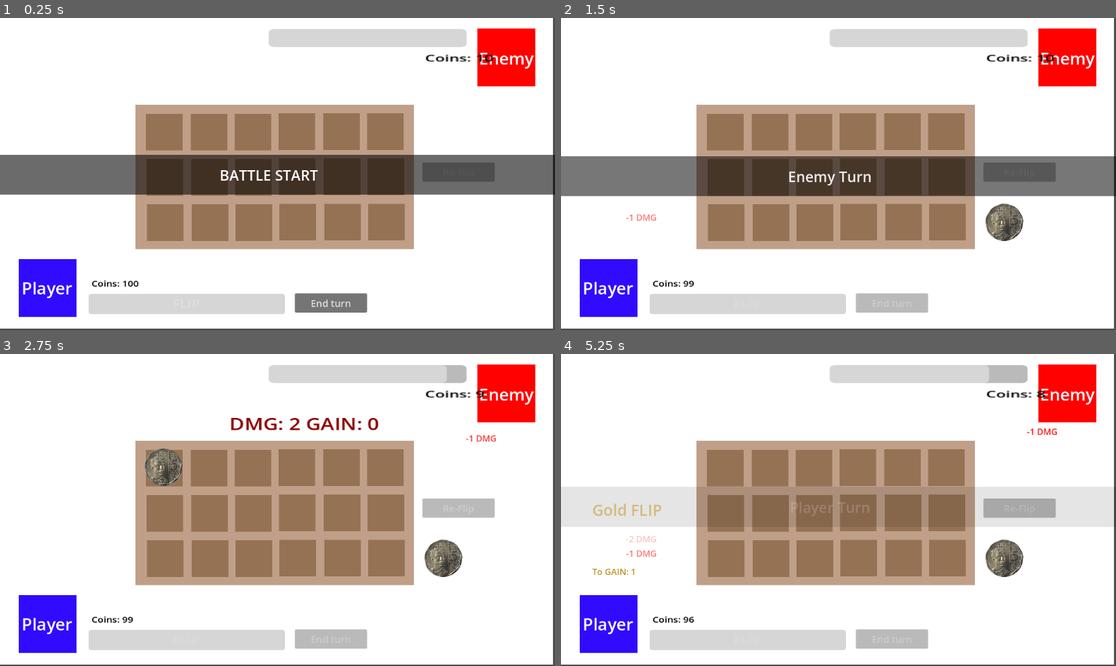
Above: before the commit, frames 1-4 (two rows, left to right).
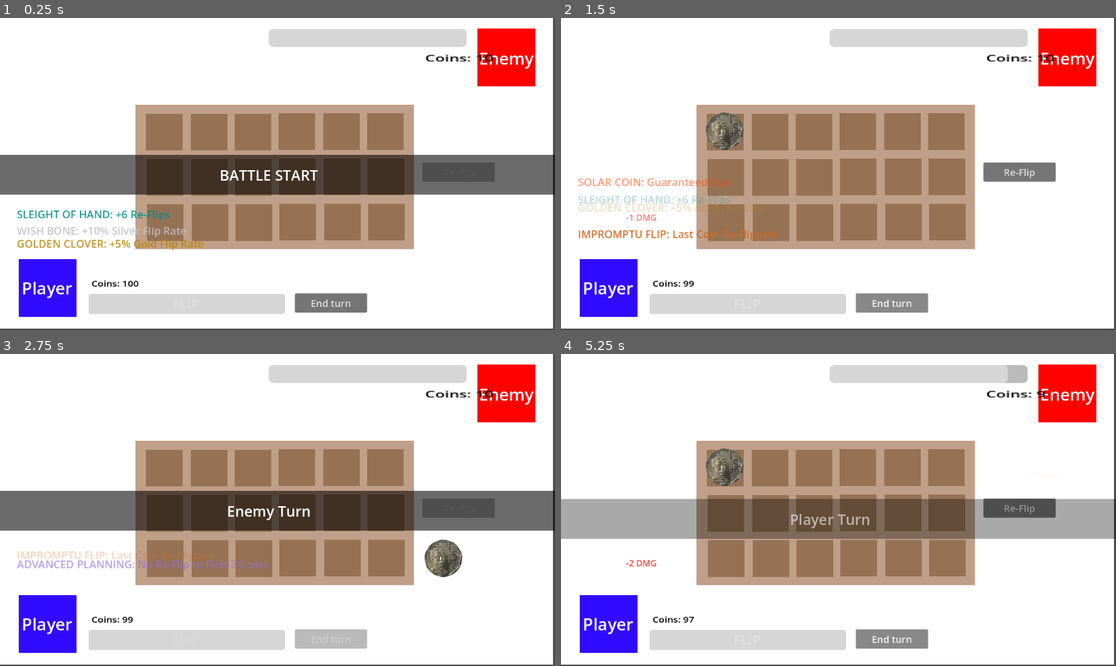
Above: after the commit, the same moments.

Repository: WebsterMiguelle/Arcoinium
Game: Godot game, scene res://Scene/main.tscn
Same seed, same stepped clock (60 frames per second), same inputs: the game is played once before the commit and once after it.
Inputs (mouse positions are in pixels of both pictures, inside the frame that each line leads up to):
- Up to frame 1 (0.25 s): no input
- Up to frame 2 (1.5 s): click "FLIP" at 0.5 s; click "End turn" at 1.25 s
- Up to frame 3 (2.75 s): click (460, 506) at 2 s, where only the run after the commit has a clickable "Re-Flip"
- Up to frame 4 (5.25 s): click (749, 641) at 4.25 s, where only the run before the commit has a clickable "FLIP"; click (894, 637) at 5 s, where only the run before the commit has a clickable "End turn"

The runs differ from the first frame. In frame 1, 1.1% of the frame differs, in the area x 3-37%, y 61-75%; in frame 2, 16%; in frame 3, 15%; in frame 4, 17%, in the area x 0-100%, y 3-95%.
Error before the commit: Invalid call. Nonexistent function 'copy_coin' in base 'Node2D (coin.gd)'. (res://Script/main.gd:171)

Commit message:
Add files via upload

Diff:
--- /dev/null
+++ b/Scene/CardManager.gd
@@ -0,0 +1,122 @@
+extends CanvasLayer
+
+@onready var card_container = $Background/CenterContainer/VBoxContainer/CardContainer
+@onready var refresh_button = $Background/CenterContainer/VBoxContainer/Refresh
+const CARD_SCENE = preload("res://Scene/reward_card.tscn")
+
+var all_cards = [
+	{"id": 0, "name": "Card 1"},
+	{"id": 1, "name": "Card 2"},
+	{"id": 2, "name": "Card 3"},
+	{"id": 3, "name": "Card 4"},
+	{"id": 4, "name": "Card 5"},
+	{"id": 5, "name": "Card 6"},
+	{"id": 6, "name": "Card 7"},
+	{"id": 7, "name": "Card 8"},
+	{"id": 8, "name": "Card 9"},
+	{"id": 9, "name": "Card 10"},
+	{"id": 10, "name": "Card 11"},
+	{"id": 11, "name": "Card 12"},
+	{"id": 12, "name": "Card 13"},
+	{"id": 13, "name": "Card 14"},
+	{"id": 14, "name": "Card 15"},
+	{"id": 15, "name": "Card 16"},
+	{"id": 16, "name": "Card 17"},
+	{"id": 17, "name": "Card 18"},
+	{"id": 18, "name": "Card 19"},
+	{"id": 19, "name": "Card 20"},
+	{"id": 20, "name": "Card 21"},
+	{"id": 21, "name": "Card 22"},
+	{"id": 22, "name": "Card 23"},
+	{"id": 23, "name": "Card 24"},
+	{"id": 24, "name": "Card 25"},
+	{"id": 25, "name": "Card 26"},
+	{"id": 26, "name": "Card 27"},
+	{"id": 27, "name": "Card 28"},
+	{"id": 28, "name": "Card 29"},
+	{"id": 29, "name": "Card 30"}
+]
+
+var shuffled_cards = []
+var picked_cards = []
+var max_picks = 2
+var refresh_count = 1
+
+
+func show_rewards():
+	visible = true
+	clear_cards()
+
+	shuffled_cards = all_cards.duplicate()
+	shuffled_cards.shuffle()
+
+	var tiers = ["Copper", "Silver", "Gold"]
+
+
+	for i in range(3):
+		var data = { "id": i, "name": "Reward Card " + str(i+1),
+		"tier": tiers[i] }
+		create_card(data)
+
+func create_card(data):
+	var card = CARD_SCENE.instantiate()
+	card.card_id = data.id
+	card.card_name = data.name
+
+
+	card.card_selected.connect(self._on_card_selected)
+
+	card_container.add_child(card)
+
+func clear_cards():
+	for child in card_container.get_children():
+		child.queue_free()
+
+# Called when the node enters the scene tree for the first time.
+func _ready():
+	visible = false
+	refresh_button.pressed.connect(_on_refresh_pressed)
+
+func _on_card_selected(card_id):
+
+	if picked_cards.has(card_id):
+		return
+
+	picked_cards.append(card_id)
+	print("Card selected signal received:", card_id)
+	print("Player selected card:", card_id)
+	apply_reward(card_id)
+	if picked_cards.size() >= max_picks:
+		visible = false
+		picked_cards.clear()
+
+
+
+
+func apply_reward(card_id):
+	match card_id:
+		0:
+			print("Increase Max HP")
+		1:
+			print("Increase Silver Rate")
+		2:
+			print("Increase Gold Rate")
+		_:
+			print("Other reward")
+
+
+
+
+
+# Called every frame. 'delta' is the elapsed time since the previous frame.
+func _process(_delta: float) -> void:
+	pass
+
+
+func _on_refresh_pressed():
+	if refresh_count <= 0:
+		refresh_button.disabled = true
+		return
+
+	refresh_count -= 1
+	show_rewards()
--- /dev/null
+++ b/Scene/card_manager.tscn
@@ -0,0 +1,22 @@
+[gd_scene format=3 uid="uid://2r2t7sy2wycb"]
+
+[node name="CardManager" type="CanvasLayer" unique_id=1348034588]
+
+[node name="Background" type="ColorRect" parent="." unique_id=1063573006]
+anchors_preset = 15
+anchor_right = 1.0
+anchor_bottom = 1.0
+grow_horizontal = 2
+grow_vertical = 2
+color = Color(0, 0, 0, 0.02745098)
+
+[node name="CenterContainer" type="CenterContainer" parent="Background" unique_id=232661550]
+custom_minimum_size = Vector2(200, 300)
+layout_mode = 0
+offset_left = 219.0
+offset_top = 180.0
+offset_right = 419.0
+offset_bottom = 480.0
+
+[node name="CardContainer" type="HBoxContainer" parent="Background/CenterContainer" unique_id=24325418]
+layout_mode = 2
--- a/Scene/coin.gd
+++ b/Scene/coin.gd
@@ -26,19 +26,16 @@
 func _process(delta: float) -> void:
 	match type:
 		CoinType.COPPER:
-			base_value = 2
 			if state == 0:
 				animated_sprite_2d.play("head")
 			else:
 				animated_sprite_2d.play("tail")
 		CoinType.SILVER:
-			base_value = 4
 			if state == 0:
 				animated_sprite_2d.play("head_silver")
 			else:
 				animated_sprite_2d.play("tail_silver")
 		CoinType.GOLD:
-			base_value = 6
 			if state == 0:
 				animated_sprite_2d.play("head_gold")
 			else:
@@ -52,11 +49,21 @@
 	match type:
 		CoinType.COPPER:
 			type = CoinType.SILVER
+			base_value = 4
 		CoinType.SILVER:
+			base_value = 6
 			type = CoinType.GOLD
 
 func upgrade_to_silver():
+	base_value = 4
 	type = CoinType.SILVER
 
 func upgrade_to_gold():
+	base_value = 6
 	type = CoinType.GOLD
+
+func copy_coin(coin):
+	base_value = coin.base_value
+	state = coin.state
+	reserved = coin.reserved
+	type = coin.type
--- a/Scene/main.tscn
+++ b/Scene/main.tscn
@@ -4,6 +4,7 @@
 [ext_resource type="Script" uid="uid://bunbms60cogmi" path="res://Script/player.gd" id="2_1bvp3"]
 [ext_resource type="Script" uid="uid://dedsjnmo4366e" path="res://Script/enemy.gd" id="3_lquwl"]
 [ext_resource type="PackedScene" uid="uid://cjumn24wf84ma" path="res://Scene/Coin Deck.tscn" id="4_2wwxx"]
+[ext_resource type="Script" uid="uid://deakh0hwd6qoh" path="res://Scene/CardManager.gd" id="5_3amdw"]
 
 [sub_resource type="StyleBoxEmpty" id="StyleBoxEmpty_2wwxx"]
 
@@ -14,6 +15,8 @@
 [sub_resource type="StyleBoxEmpty" id="StyleBoxEmpty_ow1sv"]
 
 [sub_resource type="StyleBoxEmpty" id="StyleBoxEmpty_75buv"]
+
+[sub_resource type="StyleBoxFlat" id="StyleBoxFlat_3amdw"]
 
 [node name="Main" type="ColorRect" unique_id=926660681]
 anchors_preset = 15
@@ -26,6 +29,14 @@
 grow_horizontal = 2
 grow_vertical = 2
 script = ExtResource("1_h2yge")
+has_wishbone = true
+has_golden_clover = true
+has_solar_coin = true
+has_lunar_coin = true
+has_impromptu_flip = true
+has_advanced_planning = true
+has_magic_trick = true
+has_sleight_of_hand = true
 
 [node name="Player" type="Node2D" parent="." unique_id=1514396733]
 script = ExtResource("2_1bvp3")
@@ -193,6 +204,102 @@
 offset_bottom = 656.0
 color = Color(0, 0, 0, 0.7607843)
 
+[node name="Restart" type="Button" parent="Game Over UI/ColorRect" unique_id=469997266]
+custom_minimum_size = Vector2(200, 60)
+layout_mode = 1
+anchors_preset = 8
+anchor_left = 0.5
+anchor_top = 0.5
+anchor_right = 0.5
+anchor_bottom = 0.5
+offset_left = -113.5
+offset_top = 53.0
+offset_right = 86.5
+offset_bottom = 113.0
+grow_horizontal = 2
+grow_vertical = 2
+text = "Restart"
+
+[node name="Gameover" type="Label" parent="Game Over UI/ColorRect" unique_id=997175733]
+layout_mode = 1
+anchors_preset = 8
+anchor_left = 0.5
+anchor_top = 0.5
+anchor_right = 0.5
+anchor_bottom = 0.5
+offset_left = -149.5
+offset_top = -41.5
+offset_right = 149.5
+offset_bottom = 41.5
+grow_horizontal = 2
+grow_vertical = 2
+theme_override_font_sizes/font_size = 60
+text = "Gameover"
+
+[node name="EnemyLabel" type="Label" parent="Game Over UI/ColorRect" unique_id=820981740]
+custom_minimum_size = Vector2(400, 60)
+layout_mode = 1
+anchors_preset = 8
+anchor_left = 0.5
+anchor_top = 0.5
+anchor_right = 0.5
+anchor_bottom = 0.5
+offset_left = -214.5
+offset_top = -133.0
+offset_right = 185.5
+offset_bottom = -50.0
+grow_horizontal = 2
+grow_vertical = 2
+theme_override_font_sizes/font_size = 60
+text = "Slain"
+
+[node name="CardManager" type="CanvasLayer" parent="." unique_id=806531365]
+script = ExtResource("5_3amdw")
+
+[node name="Background" type="ColorRect" parent="CardManager" unique_id=1626626791]
+anchors_preset = 15
+anchor_right = 1.0
+anchor_bottom = 1.0
+grow_horizontal = 2
+grow_vertical = 2
+mouse_filter = 2
+color = Color(0, 0, 0, 0.6431373)
+
+[node name="CenterContainer" type="CenterContainer" parent="CardManager/Background" unique_id=978263465]
+custom_minimum_size = Vector2(200, 300)
+layout_mode = 1
+anchors_preset = 8
+anchor_left = 0.5
+anchor_top = 0.5
+anchor_right = 0.5
+anchor_bottom = 0.5
+offset_left = -100.0
+offset_top = -150.0
+offset_right = 100.0
+offset_bottom = 150.0
+grow_horizontal = 2
+grow_vertical = 2
+
+[node name="VBoxContainer" type="VBoxContainer" parent="CardManager/Background/CenterContainer" unique_id=353837311]
+layout_mode = 2
+theme_override_constants/separation = 40
+alignment = 1
+
+[node name="CardContainer" type="HBoxContainer" parent="CardManager/Background/CenterContainer/VBoxContainer" unique_id=1854162199]
+layout_mode = 2
+mouse_filter = 0
+theme_override_constants/separation = 20
+
+[node name="Refresh" type="Button" parent="CardManager/Background/CenterContainer/VBoxContainer" unique_id=711171697]
+custom_minimum_size = Vector2(100, 60)
+layout_mode = 2
+theme_override_colors/font_color = Color(0, 0, 0, 1)
+theme_override_font_sizes/font_size = 24
+theme_override_styles/normal = SubResource("StyleBoxFlat_3amdw")
+text = "Refresh"
+
 [connection signal="pressed" from="Battle UI/PlayerHealthBar/Flip" to="." method="_on_flip_pressed"]
 [connection signal="pressed" from="Battle UI/Endturn" to="." method="_on_endturn_pressed"]
 [connection signal="pressed" from="Battle UI/Re-Flip" to="." method="_on_re_flip_pressed"]
+[connection signal="pressed" from="Game Over UI/ColorRect/Restart" to="." method="_on_restart_pressed"]
+[connection signal="pressed" from="CardManager/Background/CenterContainer/VBoxContainer/Refresh" to="CardManager" method="_on_refresh_pressed"]
--- /dev/null
+++ b/Scene/reward_card.tscn
@@ -0,0 +1,34 @@
+[gd_scene format=3 uid="uid://cwallu4gxlxlx"]
+
+[ext_resource type="Script" uid="uid://cracpv72uw5xa" path="res://Script/Reward_Card.gd" id="1_08wl6"]
+
+[sub_resource type="StyleBoxFlat" id="StyleBoxFlat_08wl6"]
+bg_color = Color(1, 1, 1, 1)
+border_width_left = 5
+border_width_top = 5
+border_width_right = 5
+border_width_bottom = 5
+border_color = Color(0, 0, 0, 1)
+
+[node name="RewardCard" type="Button" unique_id=1944982988]
+custom_minimum_size = Vector2(200, 300)
+offset_left = 185.0
+offset_top = 152.0
+offset_right = 385.0
+offset_bottom = 452.0
+size_flags_horizontal = 3
+size_flags_vertical = 3
+theme_override_colors/font_color = Color(0, 0, 0, 1)
+theme_override_styles/normal = SubResource("StyleBoxFlat_08wl6")
+text = "CARD"
+script = ExtResource("1_08wl6")
+
+[node name="Copper" type="Label" parent="." unique_id=275640038]
+layout_mode = 0
+offset_left = 65.0
+offset_top = 317.0
+offset_right = 127.0
+offset_bottom = 340.0
+text = "COPPER"
+
+[connection signal="pressed" from="." to="." method="_on_pressed"]
Not shown, added: Scene/CardManager.gd.uid
